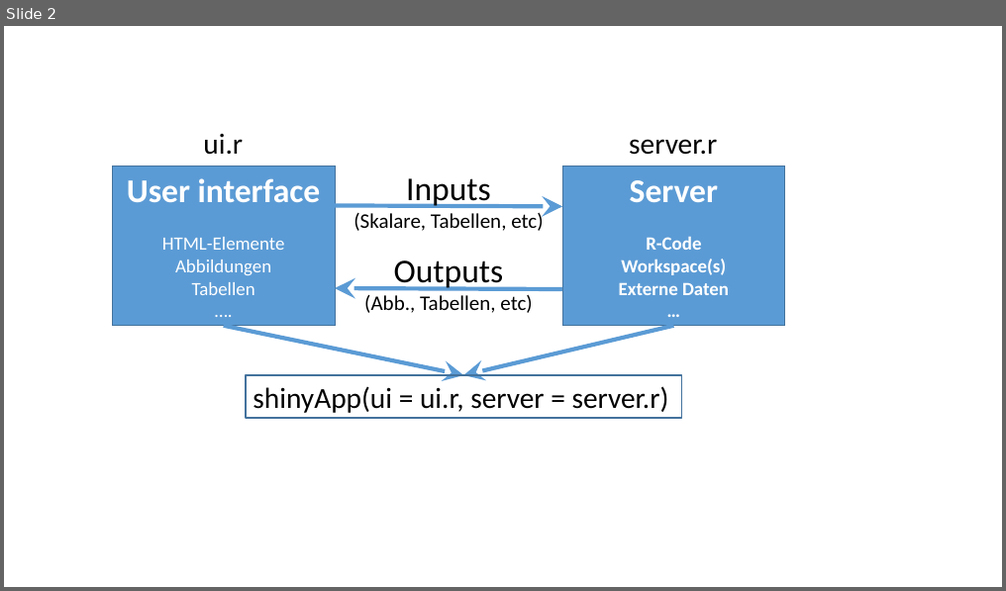
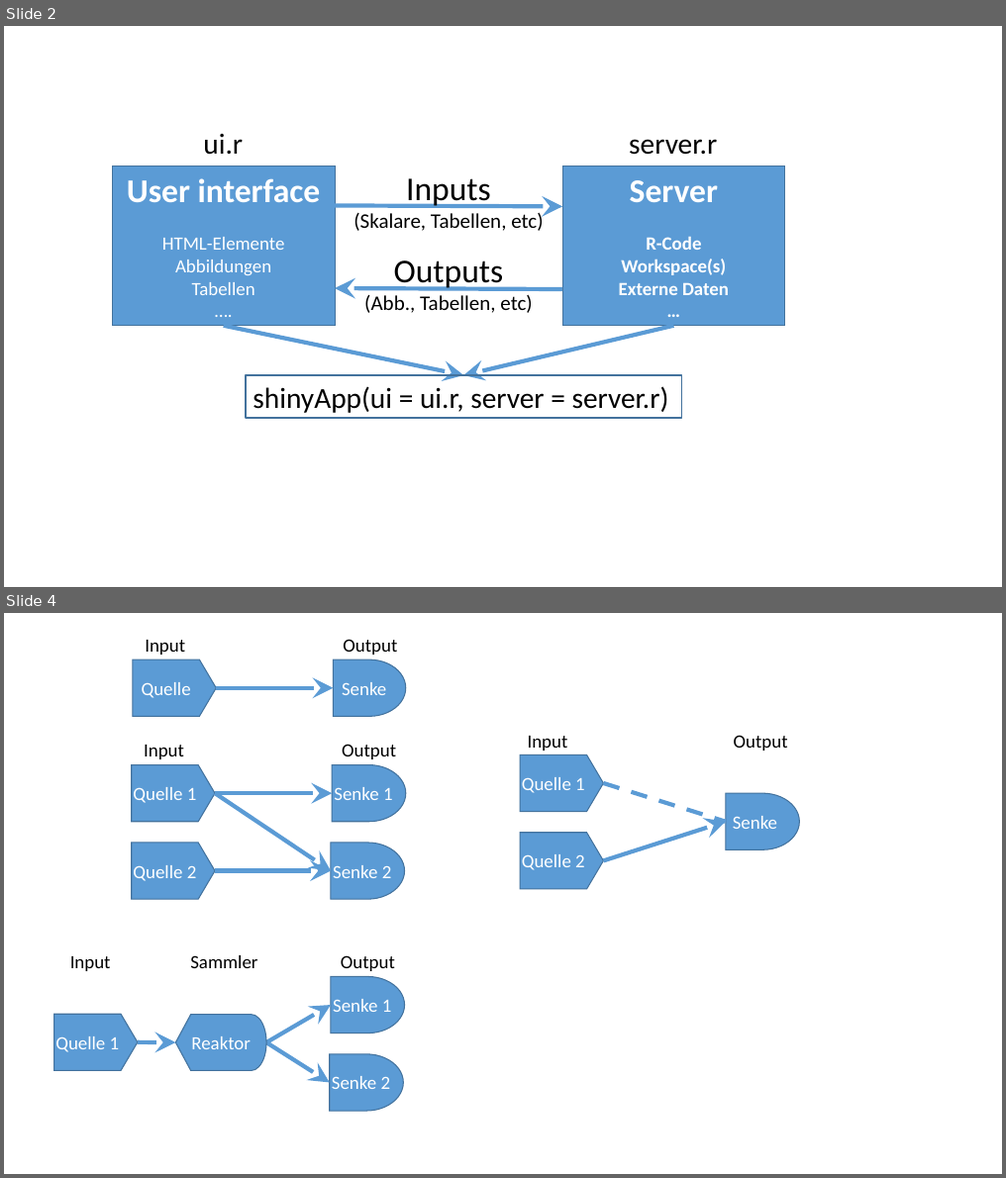
Before and after one commit to tkirschstein/shiny_tutorial, a slide deck: figures/!figs.pptx. Shown one above the other, each under a label of ours: slide 2 before the commit, slides 2 and 4 after it; the slides between them are not shown. The pictures are 1006x591 and 1006x1178 pixels, drawn with LibreOffice and Linux fonts; fonts in the diff are those of the drawing. Boxes give left, top, right and bottom in pixels: in the first picture for what was removed or moved away, otherwise in the second. Text is boxed around its words. In the diff, an @@ line names an element or a change of style, - is before the commit and + after.

```diff
--- a/figures/!figs.pptx
+++ b/figures/!figs.pptx
@@ slide 4 added at (4,613,1002,1174), background #FFFFFF @@
@@ text added at (145,640,185,655), 18 pt, text #000000 @@
+Input
@@ text added at (343,639,397,655), 18 pt, text #000000 @@
+Output
@@ flow chart offpage connector added at (133,660,217,716), fill #5B9BD5, outline #43739E 1 pt, 18 pt, text #FFFFFF @@
+Quelle
@@ flow chart delay added at (334,660,406,716), fill #5B9BD5, outline #43739E 1 pt, 18 pt, text #FFFFFF @@
+Senke
@@ arrow added from (216, 688) to (334, 688), #5B9BD5 4 pt @@
@@ text added at (144,745,184,760), 18 pt, text #000000 @@
+Input
@@ text added at (342,744,396,760), 18 pt, text #000000 @@
+Output
@@ flow chart offpage connector added at (520,756,604,812), fill #5B9BD5, outline #43739E 1 pt, 18 pt, text #FFFFFF @@
+Quelle 1
@@ text added at (528,736,568,751), 18 pt, text #000000 @@
+Input
@@ text added at (734,735,788,751), 18 pt, text #000000 @@
+Output
@@ flow chart offpage connector added at (132,765,215,822), fill #5B9BD5, outline #43739E 1 pt, 18 pt, text #FFFFFF @@
+Quelle 1
@@ flow chart delay added at (332,765,406,822), fill #5B9BD5, outline #43739E 1 pt, 18 pt, text #FFFFFF @@
+Senke 1
@@ line added from (604, 783) to (726, 822), #5B9BD5 4 pt dashed @@
@@ arrow added from (215, 793) to (332, 793), #5B9BD5 4 pt @@
@@ arrow added from (215, 793) to (331, 871), #5B9BD5 4 pt @@
@@ flow chart delay added at (726,793,800,851), fill #5B9BD5, outline #43739E 1 pt, 18 pt, text #FFFFFF @@
+Senke
@@ flow chart offpage connector added at (132,843,215,900), fill #5B9BD5, outline #43739E 1 pt, 18 pt, text #FFFFFF @@
+Quelle 2
@@ flow chart delay added at (331,843,405,900), fill #5B9BD5, outline #43739E 1 pt, 18 pt, text #FFFFFF @@
+Senke 2
@@ flow chart offpage connector added at (520,833,604,889), fill #5B9BD5, outline #43739E 1 pt, 18 pt, text #FFFFFF @@
+Quelle 2
@@ arrow added from (604, 861) to (726, 822), #5B9BD5 4 pt @@
@@ arrow added from (215, 871) to (331, 871), #5B9BD5 4 pt @@
@@ text added at (70,957,111,971), 18 pt, text #000000 @@
+Input
@@ text added at (190,956,257,968), 18 pt, text #000000 @@
+Sammler
@@ text added at (341,956,395,971), 18 pt, text #000000 @@
+Output
@@ flow chart delay added at (331,977,405,1034), fill #5B9BD5, outline #43739E 1 pt, 18 pt, text #FFFFFF @@
+Senke 1
@@ flow chart offpage connector added at (54,1014,138,1071), fill #5B9BD5, outline #43739E 1 pt, 18 pt, text #FFFFFF @@
+Quelle 1
@@ flow chart display added at (175,1015,266,1071), fill #5B9BD5, outline #43739E 1 pt, 18 pt, text #FFFFFF @@
+Reaktor
@@ arrow added from (266, 1043) to (331, 1005), #5B9BD5 4 pt @@
@@ arrow added from (138, 1043) to (175, 1043), #5B9BD5 4 pt @@
@@ arrow added from (266, 1043) to (330, 1083), #5B9BD5 4 pt @@
@@ flow chart delay added at (330,1055,404,1112), fill #5B9BD5, outline #43739E 1 pt, 18 pt, text #FFFFFF @@
+Senke 2
```
Also in this commit, not shown: 3 other slides added, 14 other files.
